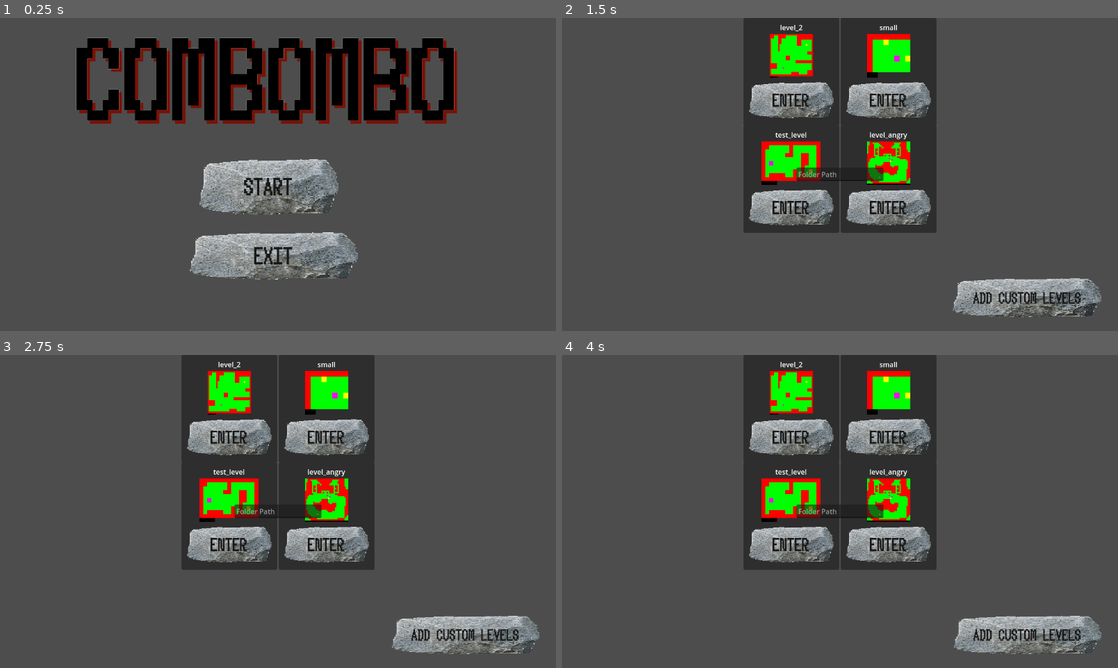
Above: before the commit, frames 1-4 (two rows, left to right).
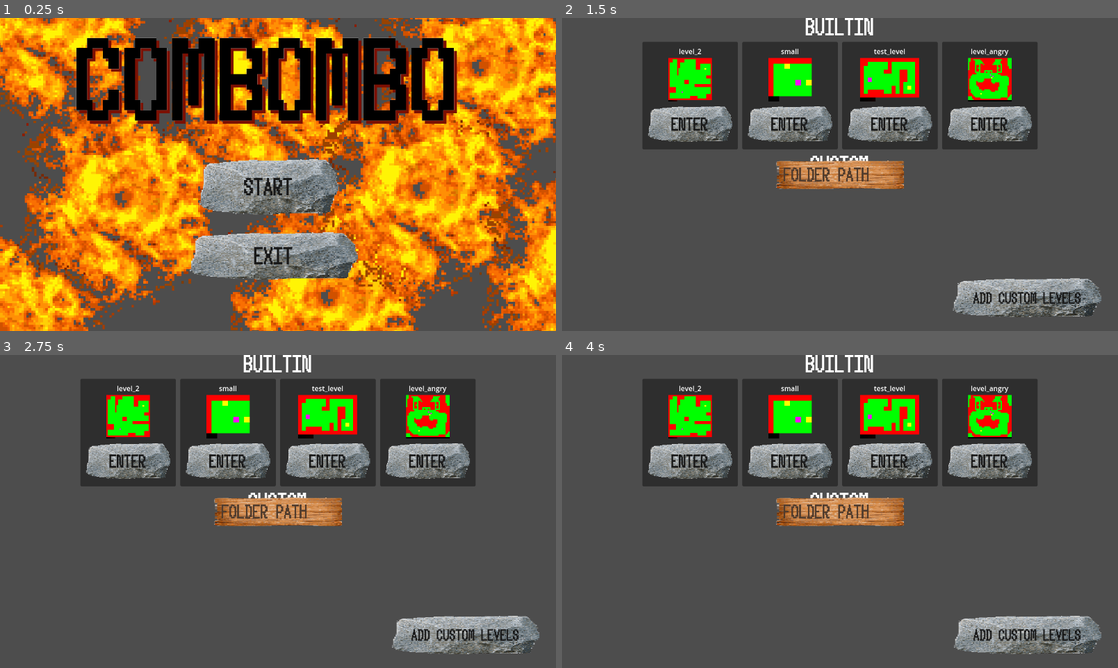
Above: after the commit, the same moments.

Repository: MaxWesterlund/Combombo
Game: Godot game, scene res://Scenes/Menus/Menu.tscn
Same seed, same stepped clock (60 frames per second), same inputs: the game is played once before the commit and once after it.
Inputs (mouse positions are in pixels of both pictures, inside the frame that each line leads up to):
- Up to frame 1 (0.25 s): no input
- Up to frame 2 (1.5 s): click (828, 187) at 0.5 s; click (1029, 296) at 1.25 s
- Up to frame 3 (2.75 s): tap Enter at 2 s; move the mouse to (400, 495) at 2.02 s; press the mouse at (400, 495) at 2.03 s; hold D (move_right) from 2.03 s (still down)
- Up to frame 4 (4 s): tap Space at 2.75 s; move the mouse to (728, 527) at 2.77 s; release D (move_right) at 2.78 s; release the mouse at (728, 527) at 2.78 s; hold S (move_down) 2.78-3.53 s; tap Mouse wheel up (zoom_in) at 2.85 s; tap Enter at 3.5 s; move the mouse to (895, 442) at 3.52 s; hold D (move_right) from 3.53 s (still down); tap Mouse wheel down (zoom_out) at 3.6 s

The runs differ from the first frame. In frame 1, 61% of the frame differs, in the area x 0-100%, y 0-100%; in frame 2, 30%; in frame 3, 30%; in frame 4, 30%.

Commit message:
level select fix osv.

Diff:
--- a/Scenes/Menus/Menu.tscn
+++ b/Scenes/Menus/Menu.tscn
@@ -1,7 +1,8 @@
-[gd_scene load_steps=5 format=3 uid="uid://bqp2e6mm7tpot"]
+[gd_scene load_steps=6 format=3 uid="uid://bqp2e6mm7tpot"]
 
 [ext_resource type="Script" path="res://Scenes/Menus/menu.gd" id="1_bk30g"]
 [ext_resource type="PackedScene" uid="uid://6ejmjpdq8ddv" path="res://Scenes/Menus/Button.tscn" id="1_dlj25"]
+[ext_resource type="Texture2D" uid="uid://twgq00tqwxw2" path="res://Sprites/explosion.png" id="2_4od58"]
 [ext_resource type="AudioStream" uid="uid://ch7baxq5e3mxx" path="res://Sound/song.mp3" id="3_gc3xv"]
 [ext_resource type="FontFile" uid="uid://ucbily7xel7e" path="res://Fonts/5Recieptprint.ttf" id="3_i1ot3"]
 
@@ -13,6 +14,78 @@
 grow_horizontal = 2
 grow_vertical = 2
 script = ExtResource("1_bk30g")
+
+[node name="TextureRect" type="TextureRect" parent="."]
+custom_minimum_size = Vector2(700, 700)
+layout_mode = 0
+offset_left = 269.0
+offset_top = -209.0
+offset_right = 969.0
+offset_bottom = 491.0
+texture = ExtResource("2_4od58")
+
+[node name="TextureRect2" type="TextureRect" parent="."]
+custom_minimum_size = Vector2(700, 700)
+layout_mode = 0
+offset_left = -69.0
+offset_top = 53.0
+offset_right = 631.0
+offset_bottom = 753.0
+texture = ExtResource("2_4od58")
+
+[node name="TextureRect3" type="TextureRect" parent="."]
+custom_minimum_size = Vector2(700, 700)
+layout_mode = 0
+offset_left = 405.0
+offset_top = 280.0
+offset_right = 1105.0
+offset_bottom = 980.0
+texture = ExtResource("2_4od58")
+
+[node name="TextureRect4" type="TextureRect" parent="."]
+custom_minimum_size = Vector2(700, 700)
+layout_mode = 0
+offset_left = 753.0
+offset_top = -249.0
+offset_right = 1453.0
+offset_bottom = 451.0
+texture = ExtResource("2_4od58")
+
+[node name="TextureRect5" type="TextureRect" parent="."]
+custom_minimum_size = Vector2(700, 700)
+layout_mode = 0
+offset_left = 617.0
+offset_top = 33.0
+offset_right = 1317.0
+offset_bottom = 733.0
+texture = ExtResource("2_4od58")
+
+[node name="TextureRect6" type="TextureRect" parent="."]
+custom_minimum_size = Vector2(700, 700)
+layout_mode = 0
+offset_left = 995.0
+offset_top = 215.0
+offset_right = 1695.0
+offset_bottom = 915.0
+texture = ExtResource("2_4od58")
+
+[node name="TextureRect7" type="TextureRect" parent="."]
+custom_minimum_size = Vector2(700, 700)
+layout_mode = 0
+offset_left = -240.0
+offset_top = -370.0
+offset_right = 460.0
+offset_bottom = 330.0
+texture = ExtResource("2_4od58")
+
+[node name="TextureRect8" type="TextureRect" parent="."]
+custom_minimum_size = Vector2(700, 700)
+layout_mode = 0
+offset_left = -355.0
+offset_top = 361.0
+offset_right = 345.0
+offset_bottom = 1061.0
+texture = ExtResource("2_4od58")
 
 [node name="Button" parent="." instance=ExtResource("1_dlj25")]
 layout_mode = 0
--- a/Scenes/Menus/level_panel.tscn
+++ b/Scenes/Menus/level_panel.tscn
@@ -26,8 +26,9 @@
 
 [node name="Label" type="Label" parent="MarginContainer/CenterContainer/GridContainer"]
 layout_mode = 2
-text = "Level name"
+text = "Name"
 horizontal_alignment = 1
+clip_text = true
 
 [node name="TextureRect" type="TextureRect" parent="MarginContainer/CenterContainer/GridContainer"]
 custom_minimum_size = Vector2(0, 100)
--- a/Scenes/Menus/level_select.gd
+++ b/Scenes/Menus/level_select.gd
@@ -2,17 +2,22 @@
 
 var level_panel = preload("res://Scenes/Menus/level_panel.tscn")
 
+var format_exp = RegEx.new()
+var name_exp = RegEx.new()
+
 func _ready():
+	format_exp.compile("[.]\\w+$")
+	name_exp.compile("^\\w+")
 	add_built_in_levels()
 
 func on_add_custom_levels():
-	var line_edit = get_node("CenterContainer/LineEdit")
-	line_edit.visible = true
+	var line_edit = get_node("CenterContainer/TextureRect/LineEdit")
+	line_edit.get_parent().visible = true
 	line_edit.editable = true
 
 func on_custom_folder_selected(path: String):
-	var line_edit = get_node("CenterContainer/LineEdit")
-	line_edit.visible = false
+	var line_edit = get_node("CenterContainer/TextureRect/LineEdit")
+	line_edit.get_parent().visible = false
 	line_edit.editable = false
 	line_edit.text = ""
 	add_custom_levels(path + "/")
@@ -20,45 +25,37 @@
 func add_custom_levels(path: String):
 	var dir = DirAccess.open(path)
 	if dir:
-		var format_exp = RegEx.new()
-		format_exp.compile("[.]\\w+$")
-
-		var name_exp = RegEx.new()
-		name_exp.compile("^\\w+")
-
 		dir.list_dir_begin()
 		var file_name = dir.get_next()
 		while file_name != "":
-			var search = format_exp.search(file_name).get_string()
-			if search == ".png":
-				add_level(path + file_name, name_exp.search(file_name).get_string())
+			var search = format_exp.search(file_name)
+			if search == null:
+				return
+			if search.get_string() == ".png":
+				add_level(path + file_name, name_exp.search(file_name).get_string(), false)
 			file_name = dir.get_next()
 
 func add_built_in_levels():
 	var dir = DirAccess.open("res://Levels/")
 	if dir:
-		var format_exp = RegEx.new()
-		format_exp.compile("[.]\\w+$")
-
-		var name_exp = RegEx.new()
-		name_exp.compile("^\\w+")
-
 		dir.list_dir_begin()
 		var file_name = dir.get_next()
 		while file_name != "":
 			var search = format_exp.search(file_name).get_string()
 			if OS.has_feature("editor"):
 				if search == ".png":
-					add_level("res://Levels/" + file_name, name_exp.search(file_name).get_string())
+					add_level("res://Levels/" + file_name, name_exp.search(file_name).get_string(), true)
 			elif search == ".import":
-				add_level("res://Levels/" + file_name.replace(".import", ""), name_exp.search(file_name).get_string())
+				add_level("res://Levels/" + file_name.replace(".import", ""), name_exp.search(file_name).get_string(), true)
 			file_name = dir.get_next()
 
-func add_level(path: String, name: String):
-	var image = Image.new()
-	image.load(path)
+func add_level(path: String, name: String, builtin: bool):
+	var image = load(path) if builtin else Image.load_from_file(path)
 	if image == null:
 		return
 	var instance = level_panel.instantiate()
 	instance.display_level(image, name)
-	get_node("ScrollContainer/CenterContainer/GridContainer").add_child(instance)
+	if builtin:
+		get_node("ScrollContainer/CenterContainer/VBoxContainer/GridContainerBuiltin").add_child(instance)
+	else:
+		get_node("ScrollContainer/CenterContainer/VBoxContainer/GridContainerCustom").add_child(instance)
--- a/Scenes/Menus/level_select.tscn
+++ b/Scenes/Menus/level_select.tscn
@@ -1,7 +1,15 @@
-[gd_scene load_steps=3 format=3 uid="uid://cislcta1suf12"]
+[gd_scene load_steps=8 format=3 uid="uid://cislcta1suf12"]
 
 [ext_resource type="Script" path="res://Scenes/Menus/level_select.gd" id="1_mj67a"]
 [ext_resource type="PackedScene" uid="uid://6ejmjpdq8ddv" path="res://Scenes/Menus/Button.tscn" id="2_51guy"]
+[ext_resource type="FontFile" uid="uid://ucbily7xel7e" path="res://Fonts/5Recieptprint.ttf" id="2_fv18k"]
+[ext_resource type="Texture2D" uid="uid://cey6b7fwqmgn8" path="res://Sprites/text_field.png" id="4_uk2hr"]
+
+[sub_resource type="StyleBoxEmpty" id="StyleBoxEmpty_t4noc"]
+
+[sub_resource type="StyleBoxEmpty" id="StyleBoxEmpty_lsv11"]
+
+[sub_resource type="StyleBoxEmpty" id="StyleBoxEmpty_p7s7a"]
 
 [node name="LevelSelect" type="Control"]
 layout_mode = 3
@@ -25,11 +33,36 @@
 layout_mode = 2
 size_flags_horizontal = 3
 
-[node name="GridContainer" type="GridContainer" parent="ScrollContainer/CenterContainer"]
+[node name="VBoxContainer" type="VBoxContainer" parent="ScrollContainer/CenterContainer"]
+layout_mode = 2
+theme_override_constants/separation = 15
+
+[node name="Label" type="Label" parent="ScrollContainer/CenterContainer/VBoxContainer"]
+layout_mode = 2
+size_flags_horizontal = 4
+theme_override_fonts/font = ExtResource("2_fv18k")
+theme_override_font_sizes/font_size = 20
+text = "Builtin"
+
+[node name="GridContainerBuiltin" type="GridContainer" parent="ScrollContainer/CenterContainer/VBoxContainer"]
 layout_mode = 2
 size_flags_vertical = 3
-theme_override_constants/v_separation = 0
-columns = 2
+theme_override_constants/h_separation = 10
+theme_override_constants/v_separation = 10
+columns = 4
+
+[node name="Label2" type="Label" parent="ScrollContainer/CenterContainer/VBoxContainer"]
+layout_mode = 2
+size_flags_horizontal = 4
+theme_override_fonts/font = ExtResource("2_fv18k")
+theme_override_font_sizes/font_size = 20
+text = "Custom"
+
+[node name="GridContainerCustom" type="GridContainer" parent="ScrollContainer/CenterContainer/VBoxContainer"]
+layout_mode = 2
+theme_override_constants/h_separation = 10
+theme_override_constants/v_separation = 10
+columns = 4
 
 [node name="Button" parent="." instance=ExtResource("2_51guy")]
 layout_mode = 0
@@ -51,15 +84,41 @@
 grow_vertical = 2
 mouse_filter = 2
 
-[node name="LineEdit" type="LineEdit" parent="CenterContainer"]
+[node name="TextureRect" type="TextureRect" parent="CenterContainer"]
 visible = false
-custom_minimum_size = Vector2(200, 0)
+custom_minimum_size = Vector2(300, 70)
 layout_mode = 2
+texture = ExtResource("4_uk2hr")
+expand_mode = 1
+
+[node name="LineEdit" type="LineEdit" parent="CenterContainer/TextureRect"]
+custom_minimum_size = Vector2(260, 0)
+layout_mode = 1
+anchors_preset = 8
+anchor_left = 0.5
+anchor_top = 0.5
+anchor_right = 0.5
+anchor_bottom = 0.5
+offset_left = -36.0
+offset_top = -16.0
+offset_right = 36.0
+offset_bottom = 16.0
+grow_horizontal = 2
+grow_vertical = 2
+theme_override_colors/font_color = Color(0.105882, 0.0862745, 0.0509804, 1)
+theme_override_colors/font_selected_color = Color(0.105882, 0.0862745, 0.0509804, 1)
+theme_override_colors/font_placeholder_color = Color(0.317647, 0.235294, 0.176471, 1)
+theme_override_colors/caret_color = Color(1, 1, 1, 1)
+theme_override_colors/selection_color = Color(0.388235, 0.584314, 0.886275, 1)
+theme_override_fonts/font = ExtResource("2_fv18k")
+theme_override_styles/normal = SubResource("StyleBoxEmpty_t4noc")
+theme_override_styles/focus = SubResource("StyleBoxEmpty_lsv11")
+theme_override_styles/read_only = SubResource("StyleBoxEmpty_p7s7a")
 placeholder_text = "Folder Path"
 editable = false
 virtual_keyboard_enabled = false
 
 [connection signal="pressed" from="Button/TextureButton" to="." method="on_add_custom_levels"]
-[connection signal="text_submitted" from="CenterContainer/LineEdit" to="." method="on_custom_folder_selected"]
+[connection signal="text_submitted" from="CenterContainer/TextureRect/LineEdit" to="." method="on_custom_folder_selected"]
 
 [editable path="Button"]
Binary file added: Sprites/text_field.png
Not shown, added: Sprites/text_field.png.import
Not shown, changed: export_presets.cfg
